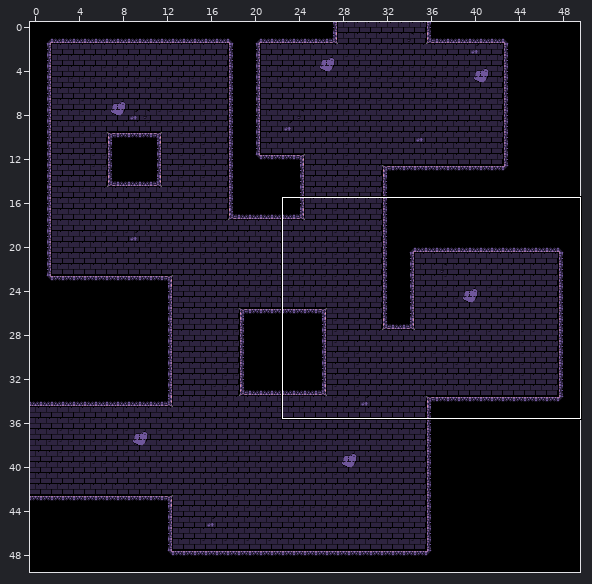
Level history. Tiled map: src/main/resources/maps/map2.tmx. The picture above shows the old version from afar; the outline marks the close-up.
Close-up. Earlier state:
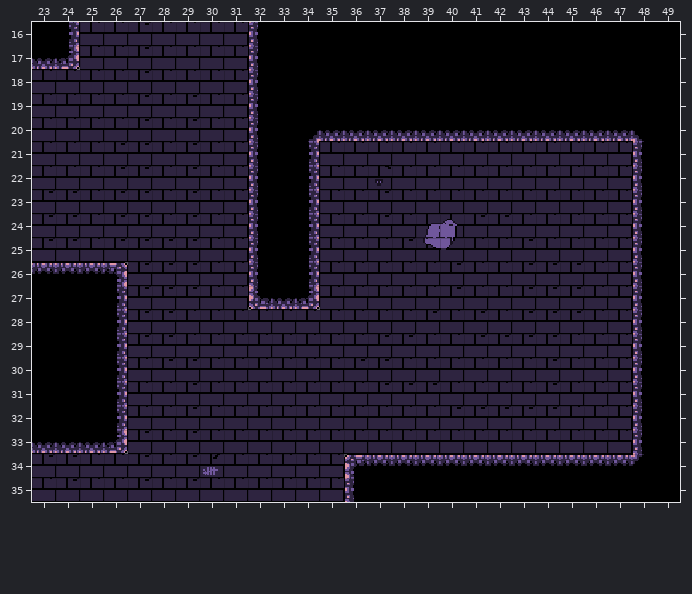
Cells are 16x16 px. Shown: x 23..49, y 16..35. The commit also changed other parts of the map, which this record leaves out.
New version:
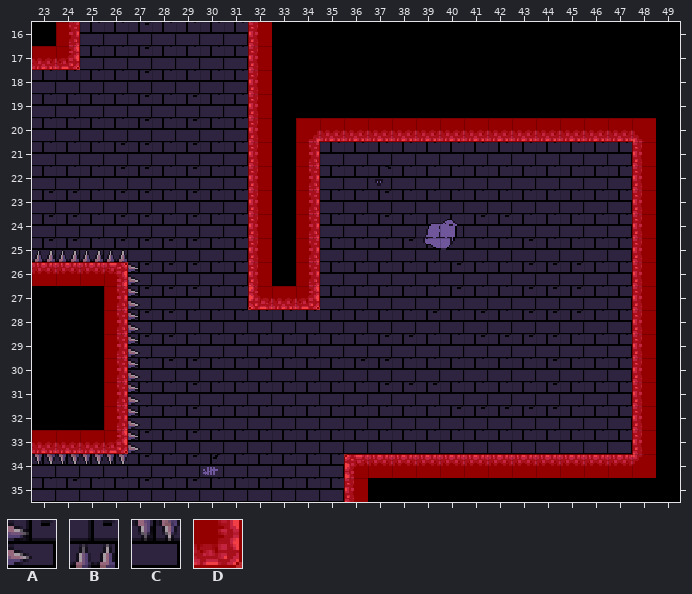
Key: from "16x16 dungeon tiles (2)": A 11, B 27, C 28; from "red_image_16x16": D 0.
_ is an empty cell, . an unchanged one.
Tiles of an added or newly shown layer are drawn over the layers below it.
See-through tiles are keyed as they look on the map.
From the commit log: FÃFikset collision objekter
The exact change:
--- layer "Collision" (now shown)
@@ x 23..48 @@
-16 ._......._................
-17 __......._................
-18 ........._................
-19 ........._................
-20 ........._._______________
-21 ........._._............._
-22 ........._._............._
-23 ........._._............._
-24 ........._._............._
-25 ____....._._............._
-26 _____...._._............._
-27 ...__....___............._
-28 ...__...................._
-29 ...__...................._
-30 ...__...................._
-31 ...__...................._
-32 ...__...................._
-33 _____...................._
-34 ____........._____________
-35 ............._............
+16 .D.......D................
+17 DD.......D................
+18 .........D................
+19 .........D................
+20 .........D.DDDDDDDDDDDDDDD
+21 .........D.D.............D
+22 .........D.D.............D
+23 .........D.D.............D
+24 .........D.D.............D
+25 BBBB.....D.D.............D
+26 DDDDA....D.D.............D
+27 ...DA....DDD.............D
+28 ...DA....................D
+29 ...DA....................D
+30 ...DA....................D
+31 ...DA....................D
+32 ...DA....................D
+33 DDDDA....................D
+34 CCCC.........DDDDDDDDDDDDD
+35 .............D............
Pixel boxes of the changes (left, top, right, bottom) in both close-ups:
added: (32, 22, 80, 70)
added: (248, 22, 656, 502)
added: (32, 250, 140, 464)
